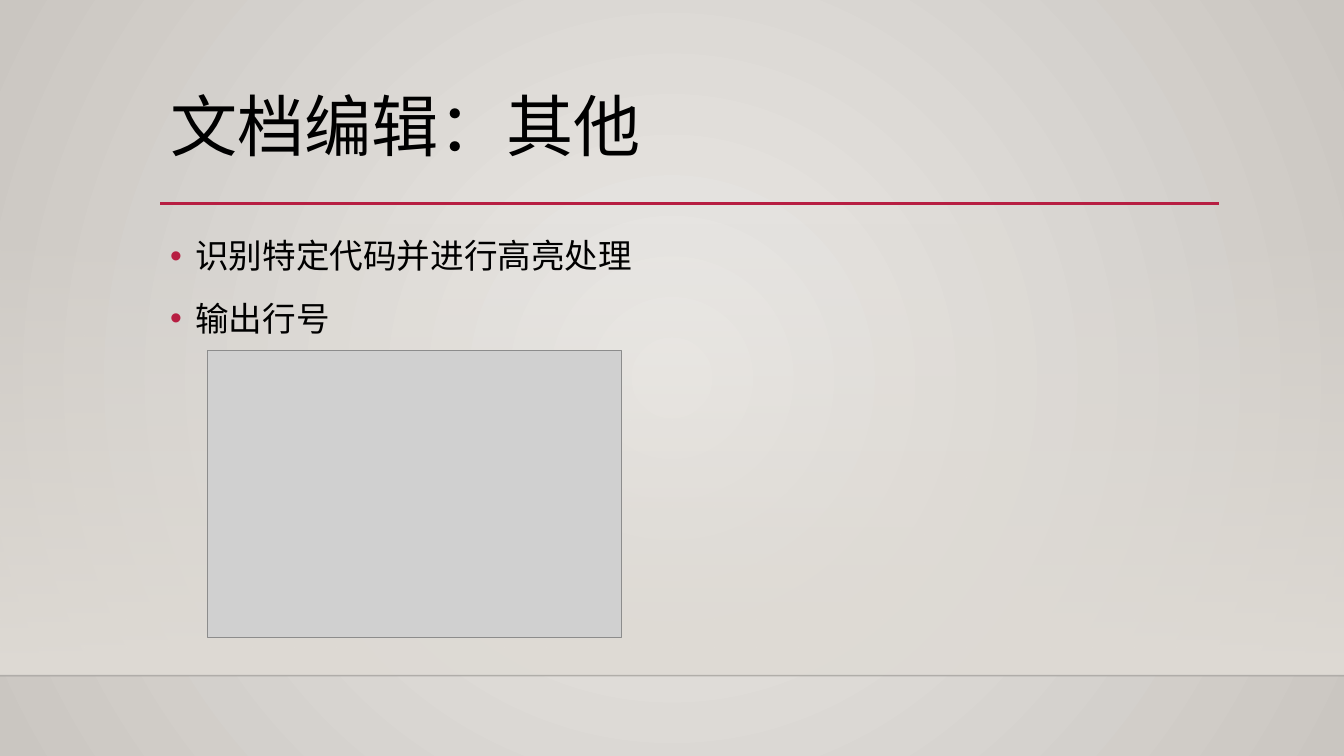
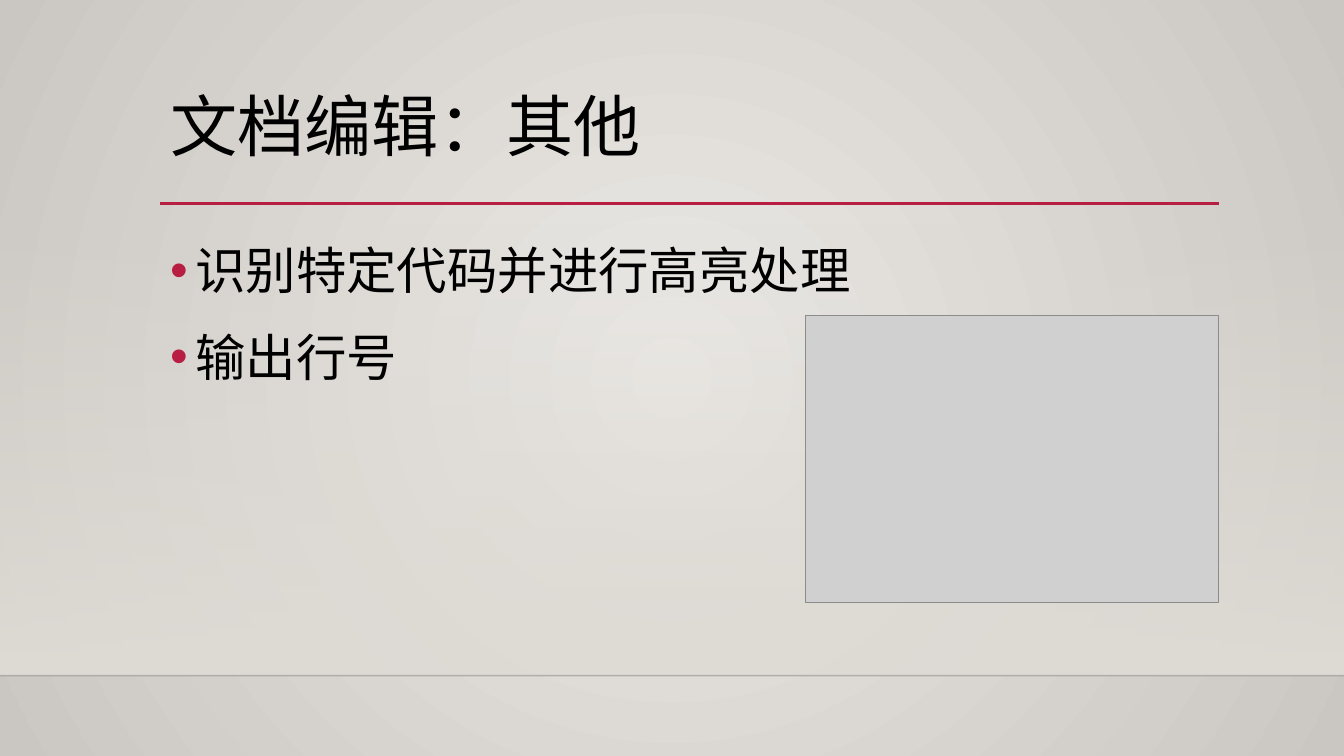
Before and after one commit to wuhaixu2016/xv6_OS, a slide deck: slide 19 of report/shell改进.pptx (slide 20 before the commit). Drawn at 1344x756 pixels with LibreOffice and Linux fonts; fonts in the diff are those of the drawing; grey boxes stand for pictures; background and template pictures are left out. Boxes give left, top, right and bottom in pixels: in the first picture for what was removed or moved away, otherwise in the second. Text is boxed around its words. In the diff, an @@ line names an element or a change of style, - is before the commit and + after.

```diff
--- a/report/shell改进.pptx
+++ b/report/shell改进.pptx
@@ text "识别特定代码并进行高亮处理" at (x1=195, y1=246, x2=850, y2=380): size 24 to 36 pt @@
@@ picture moved from (x1=208, y1=351, x2=621, y2=637) to (x1=806, y1=316, x2=1219, y2=602) @@
```
Also in this commit, not shown: 1 other file.
